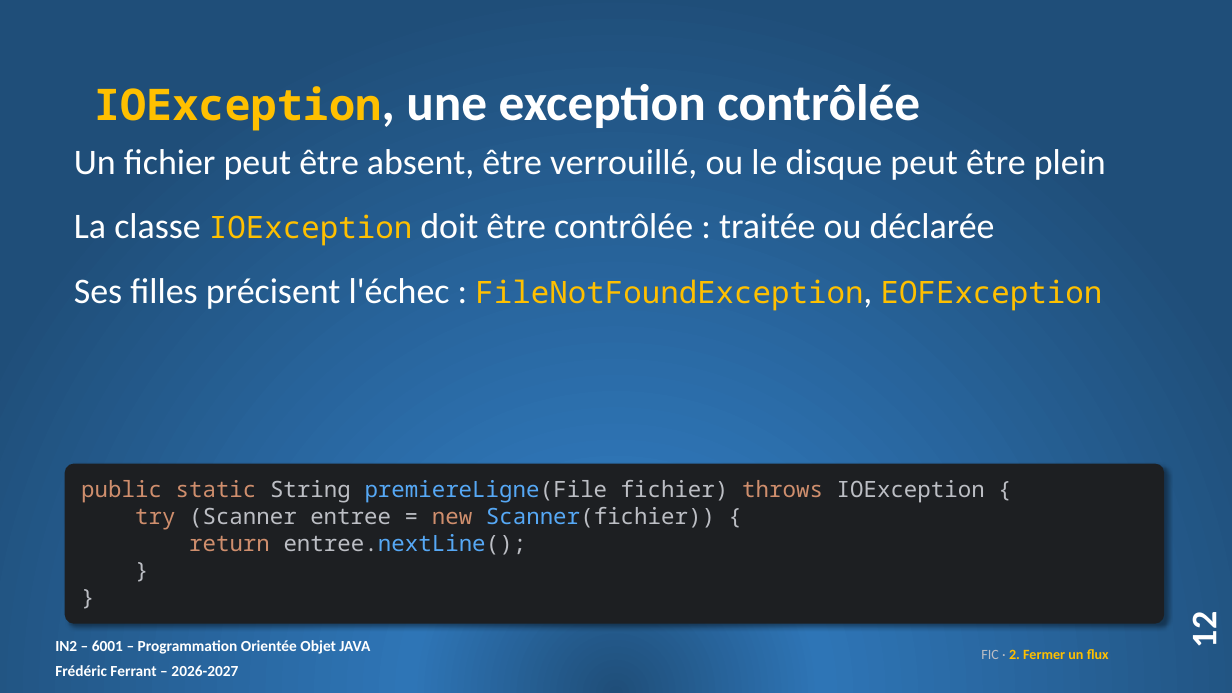
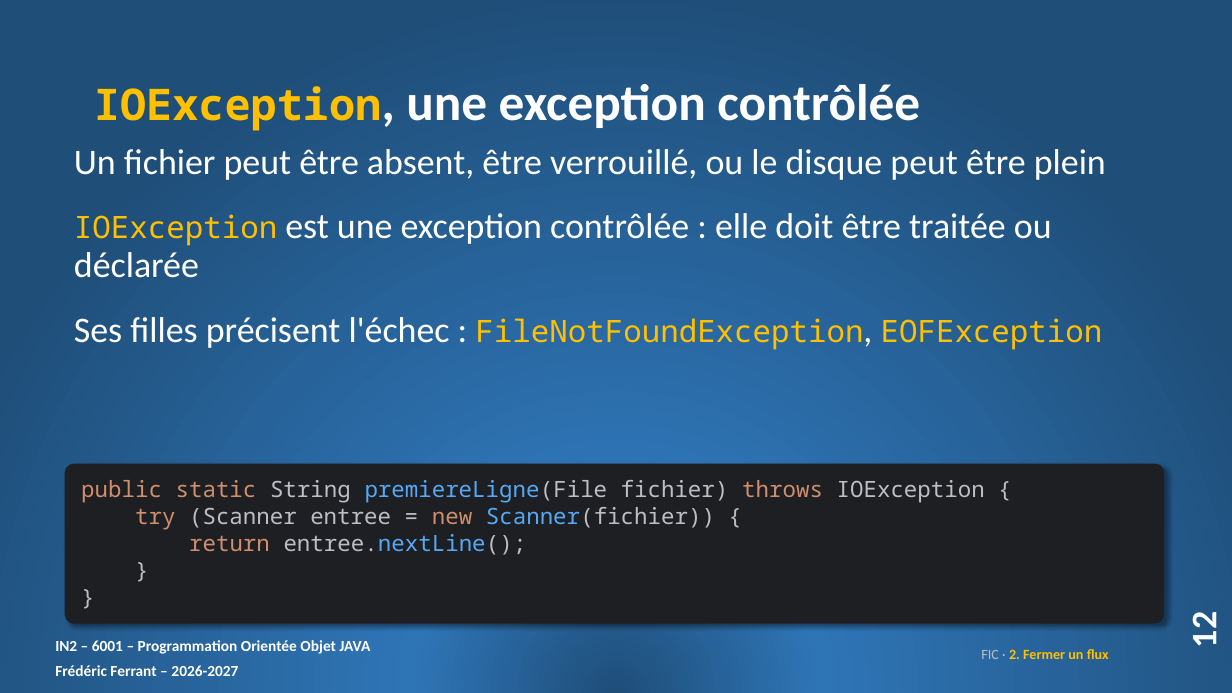
Before and after one commit to ferrantbe/ExercicesJavaClaude, a slide deck: slide 12 of _slides/remanies/15. FIC_slides.pptx. Drawn at 1232x693 pixels with LibreOffice and Linux fonts; fonts in the diff are those of the drawing. Boxes give left, top, right and bottom in pixels: in the first picture for what was removed or moved away, otherwise in the second. Text is boxed around its words. In the diff, an @@ line names an element or a change of style, - is before the commit and + after.

```diff
--- a/_slides/remanies/15. FIC_slides.pptx
+++ b/_slides/remanies/15. FIC_slides.pptx
@@ text at (74,213,1052,278): text changed @@
-La classe IOException doit être contrôlée : traitée ou déclarée
+IOException est une exception contrôlée : elle doit être traitée ou déclarée
```
Also in this commit, not shown: 5 other files.
